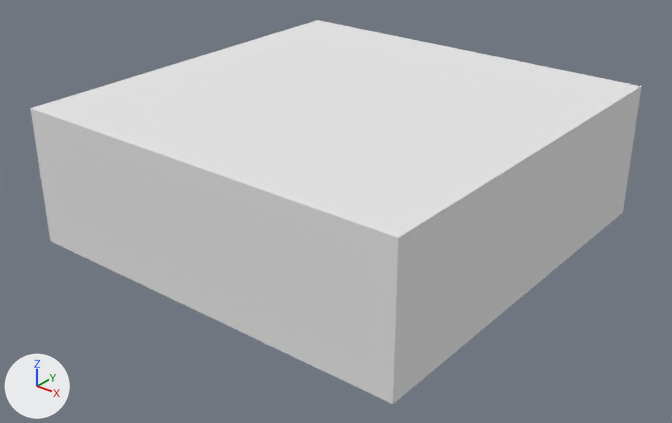
The Blender file LD41/Assets/Models/Mine.blend: old version first, new version second.
Both versions are drawn from a 50 mm lens placed at (4.56, -12.66, 6.19), pointed at (-2.92, -3.32, 0.4). The lights are fixed; the arrows at lower left show +X, +Y and +Z.
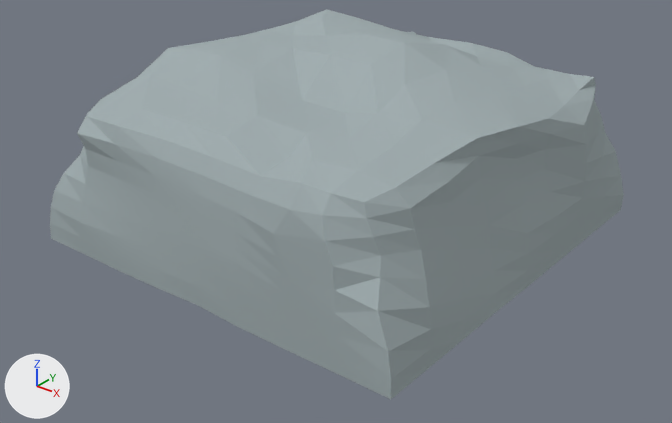
Boxes [x1, y1, x2, y2] around the edits, measured in the pictures (672 x 423 px):
'Cube', reshaped (6% narrower)
    before: [30, 20, 642, 404]
    after: [50, 9, 624, 399]

Patch to the scene script:
```diff
--- a/LD41/Assets/Models/Mine.blend.py
+++ b/LD41/Assets/Models/Mine.blend.py
@@ mat_rock @@
+mat_rock = diffuse_material('Rock')
+mat_rock.base_color = (0.364, 0.426, 0.439)  # grey #a3afb1
@@ mat_black @@
+mat_black = diffuse_material('Black')
+mat_black.base_color = (0.0, 0.0, 0.0)  # black #000000
@@ me_cube @@
 # used by ob_cube; location = (0.0, 0.0, 0.0); rotation_euler = (1.571, 0.0, 0.0), in degrees (90, 0, 0)
-me_cube.from_pydata(...)  # 8 vertices, 6 faces; spans x -6.0..0.0, y 0.0..2.0, z -0.01..5.99
-me_cube.materials.append(mat_material)  # white #e7e7e7
+me_cube.from_pydata(...)  # 500 vertices, 574 faces; spans x -6.09..-0.05, y -0.03..2.72, z -0.33..5.93
+# me_cube part 1: 8 vertices removed from x -6.0..0.0, y 0.0..2.0, z -0.01..5.99; 500 vertices added at x -6.09..-0.05, y -0.03..2.72, z -0.33..5.93
+me_cube.materials.append(mat_black)  # black #000000
+me_cube.materials.append(mat_rock)  # grey #a3afb1
```
